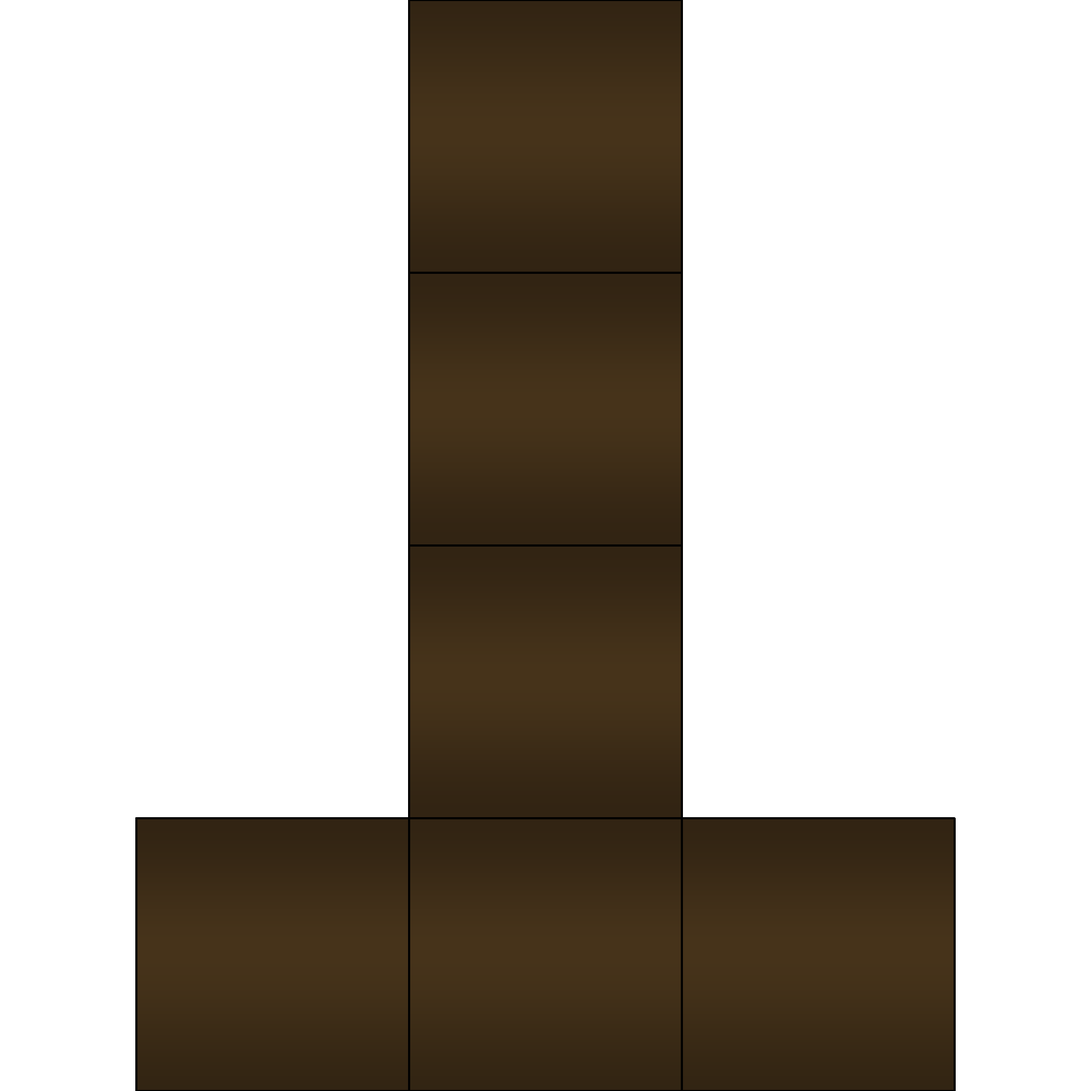
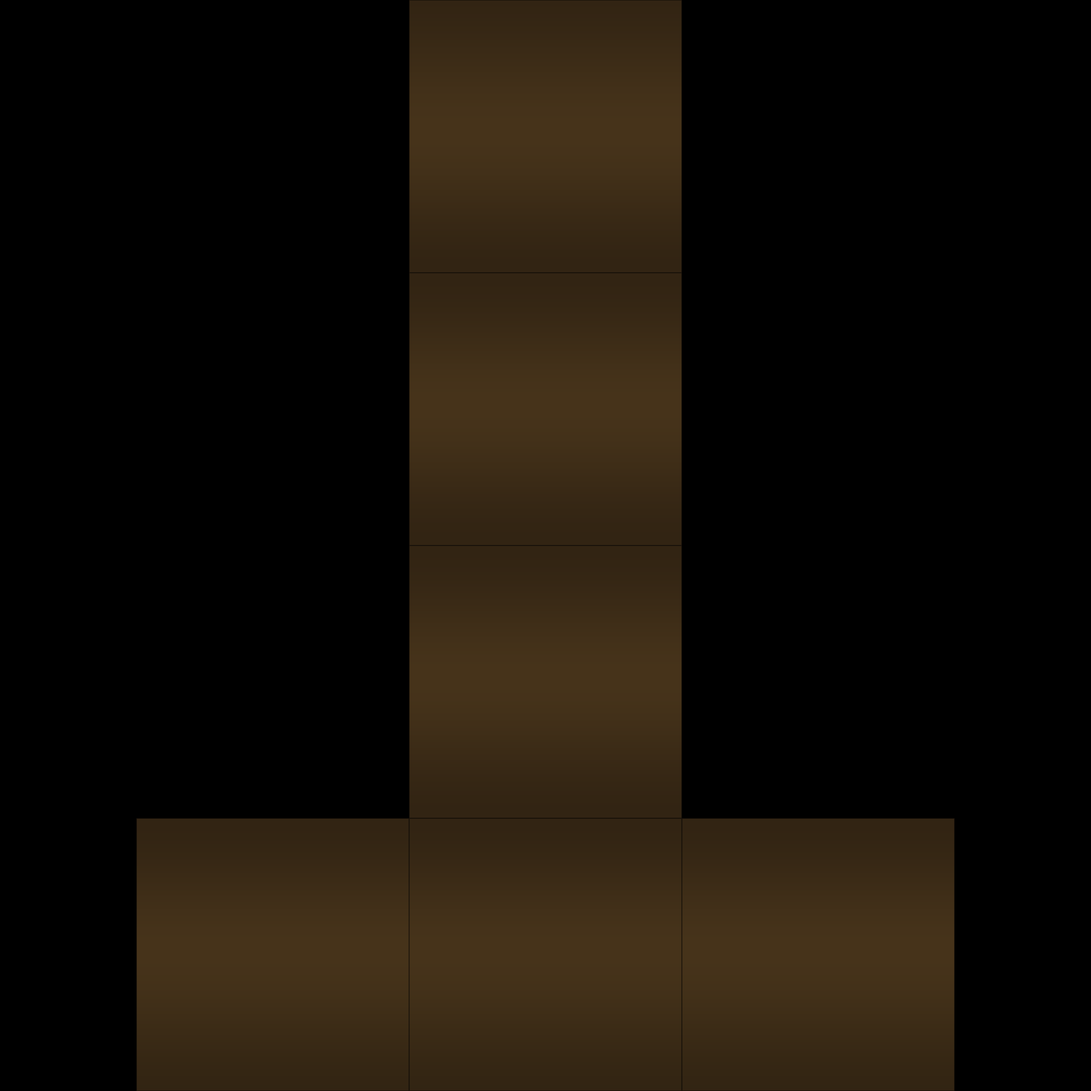
Before/after of a 1091×1091 layered artwork. What changed in the layer stack:
showed "Layer 1" over [0, 0, 1091, 1091]
moved "UVMap" below "Layer 1" over [135, 0, 956, 1091]
